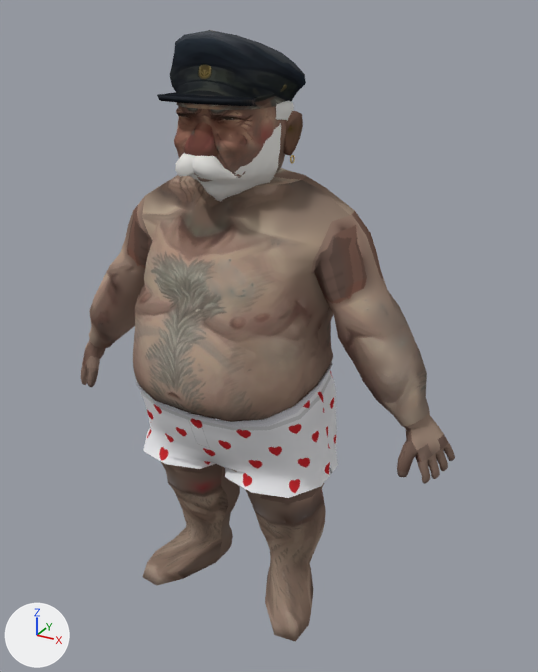
The Blender file tools/blend/captain.blend as it was, and as the next commit left it.
Before and after are seen from a 50 mm lens placed at (1.015, -1.714, 1.724), pointed at (0.075, -0.005, 0.869). Every picture has the same lights, and +X, +Y and +Z are marked at lower left. The picture after the commit comes second.

The first picture shows 'captain_beard', 'captain_body', 'captain_boxers', 'captain_cap', 'captain_tips_beard' and 1 more.
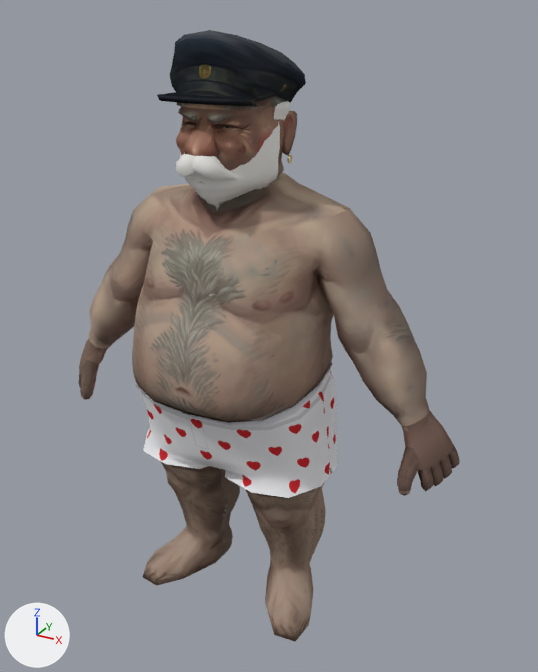
Diff of the bpy script that builds the scene:
```diff
--- a/tools/blend/captain.blend.py
+++ b/tools/blend/captain.blend.py
@@ me_captain_body @@
 # used by ob_captain_body; location = (0.0, 0.0, 0.0)
-me_captain_body.from_pydata(...)  # 2955 vertices, 3044 faces; spans x -0.64..0.64, y -0.32..0.2, z -0.01..1.61
+me_captain_body.from_pydata(...)  # 2857 vertices, 2876 faces; spans x -0.65..0.65, y -0.33..0.2, z -0.01..1.61
+# me_captain_body part 1: 538 vertices moved from x -0.31..0.31, y -0.32..0.16, z 0.76..1.51 to x -0.29..0.29, y -0.33..0.16, z 0.77..1.51; 286 vertices removed from x -0.15..0.14, y -0.21..0.12, z 0.58..1.51; 576 vertices added at x -0.12..0.12, y -0.21..0.1, z 0.58..1.51
+# me_captain_body part 2: 24 vertices moved from x 0.51..0.62, y -0.11..0.01, z 0.59..0.75 to x 0.51..0.63, y -0.11..0.02, z 0.59..0.75; 278 vertices removed from x 0.26..0.64, y -0.13..0.01, z 0.58..0.72; 84 vertices added at x 0.26..0.65, y -0.14..0.02, z 0.56..0.7
+# me_captain_body part 3: 24 vertices moved from x -0.62..-0.51, y -0.11..0.01, z 0.59..0.75 to x -0.63..-0.51, y -0.11..0.02, z 0.59..0.75; 277 vertices removed from x -0.64..-0.26, y -0.12..0.01, z 0.58..0.72; 83 vertices added at x -0.65..-0.27, y -0.14..0.02, z 0.56..0.7
+# me_captain_body part 4: 1707 kept faces spanning x -0.63..0.63, y -0.33..0.2, z -0.01..1.61 get new texture (UV) coordinates
+# other edits to the shape of me_captain_body do not show in these pictures
 me_captain_body.materials.append(mat_captain_skin)
@@ me_captain_beard @@
 # used by ob_captain_beard; location = (0.0, 0.0, 0.0)
-me_captain_beard.from_pydata(...)  # 210 vertices, 182 faces; spans x -0.139..0.139, y -0.204..-0.003, z 1.253..1.491
+me_captain_beard.from_pydata(...)  # 210 vertices, 182 faces; spans x -0.138..0.138, y -0.218..-0.036, z 1.253..1.491
+# me_captain_beard part 5: 204 of 210 vertices moved; they spanned x -0.139..0.139, y -0.204..-0.003, z 1.253..1.491 and now span x -0.138..0.138, y -0.218..-0.036, z 1.253..1.491; mean shift (0.0, -0.023, 0.001); largest move (-0.102, -0.052, 1.352) -> (-0.118, -0.052, 1.421)
 me_captain_beard.materials.append(mat_captain_beard)
```

Changed parts and their boxes [x1, y1, x2, y2] in the pictures (538 x 672 px; the box of a moved part takes in the faces that stretch with it):
'captain_body', reshaped: before [81, 104, 455, 641]; after [79, 104, 460, 641]
'captain_beard', reshaped: before [189, 123, 281, 202]; after [180, 122, 280, 210]
part 1 of me_captain_body, moved or reshaped: before [133, 106, 370, 421]; after [133, 107, 370, 422]
part 2 of me_captain_body, built on: before [397, 411, 455, 484]; after [397, 410, 460, 496]
part 3 of me_captain_body, built on: before [81, 340, 109, 387]; after [79, 339, 109, 399]
part 4 of me_captain_body, surface changed: before [89, 106, 436, 641]; after [85, 106, 443, 641]
